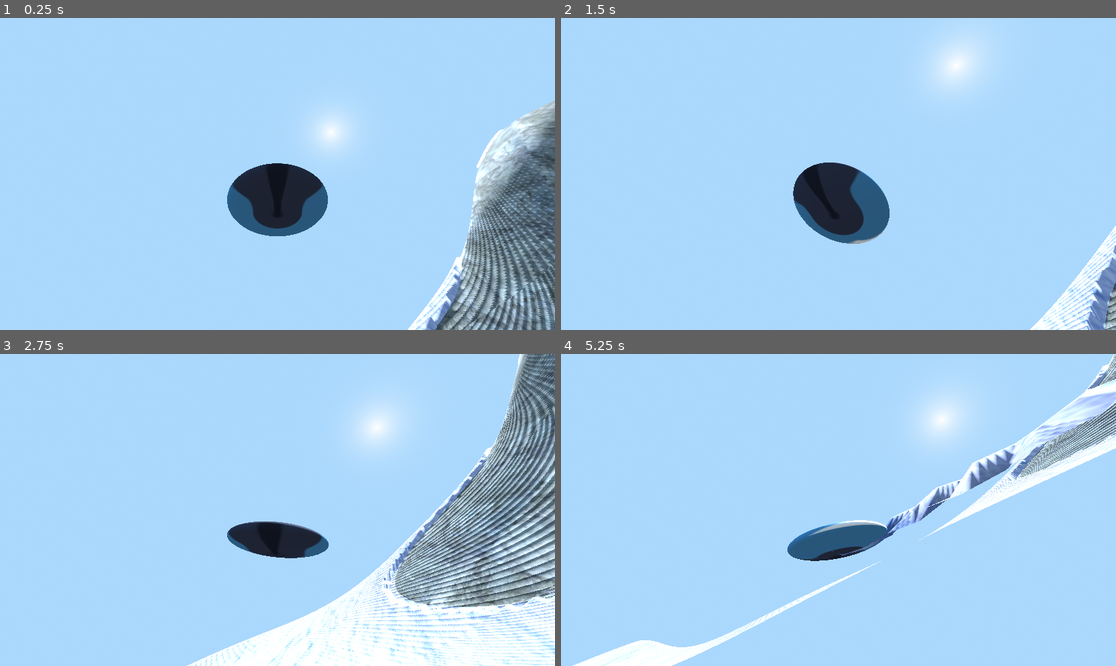
Above: before the commit, frames 1-4 (two rows, left to right).
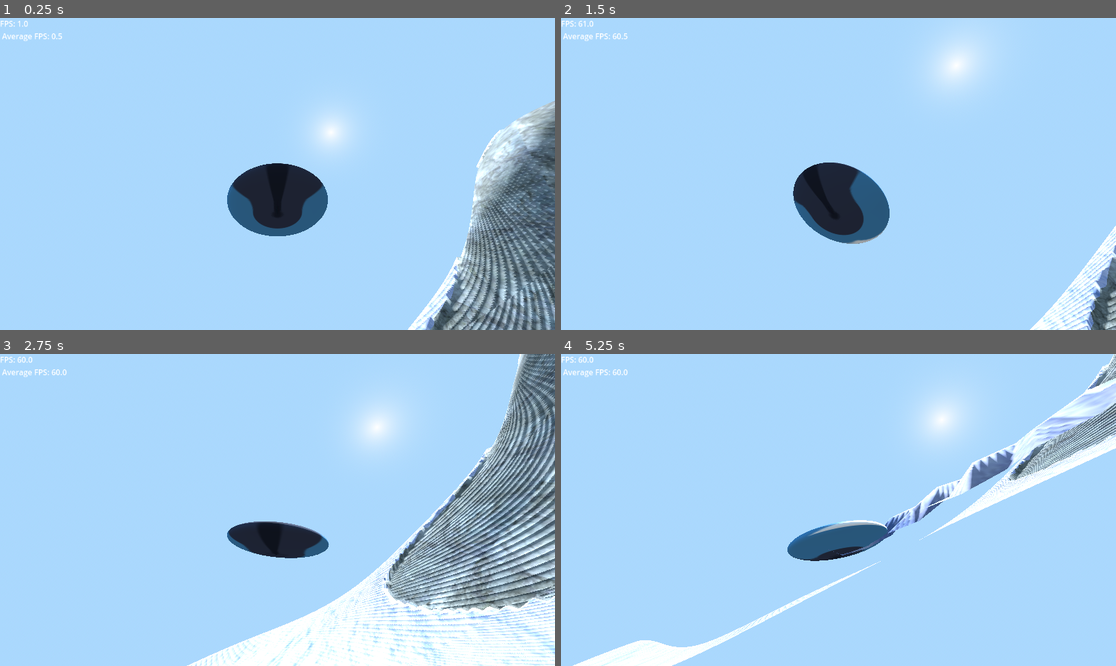
Above: after the commit, the same moments.

Repository: EightLimbed/MountainGame
Game: Godot game, scene res://Game.tscn
Same seed, same stepped clock (60 frames per second), same inputs: the game is played once before the commit and once after it. The engine's default icon, where the game draws it, is replaced by a stand-in: a white triangle on a blue panel in a dark square.
Inputs (mouse positions are in pixels of both pictures, inside the frame that each line leads up to):
- Up to frame 1 (0.25 s): no input
- Up to frame 2 (1.5 s): move the mouse to (960, 158) at 0.52 s; hold D (Right) 0.53-1.28 s; click (960, 158) at 0.67 s; move the mouse to (810, 174) at 1.27 s; hold W (Forward) from 1.28 s (still down)
- Up to frame 3 (2.75 s): keep holding W (Forward); move the mouse to (288, 503) at 2.02 s
- Up to frame 4 (5.25 s): keep holding W (Forward); move the mouse to (832, 516) at 2.77 s; click (832, 516) at 2.92 s; move the mouse to (877, 513) at 3.52 s; move the mouse to (794, 506) at 4.27 s; move the mouse to (844, 510) at 5.02 s; click (844, 510) at 5.17 s

The runs differ from the first frame. In frame 1, 0.4% of the frame differs, in the area x 0-91%, y 0-100%; in frame 2, 0.6%; in frame 3, 0.8%; in frame 4, 1.2%, in the area x 0-100%, y 0-65%.

Commit message:
More Tread Optimizations

Diff:
--- a/Chunk.gdshader
+++ b/Chunk.gdshader
@@ -1,49 +1,65 @@
 shader_type spatial;
+
 varying float slope;
-varying flat int treaded;
 varying float d;
+
 const float snow_threshold = 0.7;
 const float tread_radius = 3.0;
+
 uniform sampler2D snow_texture;
 uniform sampler2D stone_texture;
+
 uniform int max_treads = 128;
+const int TREAD_WIDTH = 16;
+const int TREAD_HEIGHT = 8;
+
 global uniform sampler2D treaded_vertices;
 
+vec3 get_footprint(int i) {
+	float x = float(i % TREAD_WIDTH);
+	float y = float(i / TREAD_WIDTH);
+	vec2 uv = (vec2(x, y) + vec2(0.5)) / vec2(float(TREAD_WIDTH), float(TREAD_HEIGHT));
+	return texture(treaded_vertices, uv).rgb;
+}
+
 float tread_depth(vec3 pos){
-	vec3 dp = texture(treaded_vertices, vec2(1.0, 0.5)).rgb - pos;
-	float mds = float(max_treads*max_treads);
+	vec3 dp = get_footprint(max_treads - 1) - pos;
+	float mds = float(max_treads * max_treads);
 	if (dot(dp, dp) > mds) return tread_radius;
+
 	float max_falloff = 0.0;
 	for (int i = 0; i < max_treads; i++) {
-		vec3 fp = texture(treaded_vertices, vec2((float(i) + 0.5) / float(max_treads), 0.5)).rgb;
+		vec3 fp = get_footprint(i);
 		vec3 delta = pos - fp;
 		float td = dot(delta, delta);
+		if (td > tread_radius * tread_radius) continue;
+
 		float falloff = smoothstep(tread_radius * tread_radius, 0.0, td);
 		max_falloff = max(max_falloff, falloff);
+		if (max_falloff > 0.999) break;
 	}
 	return tread_radius - tread_radius * max_falloff;
 }
 
 void vertex() {
 	vec3 world_pos = (MODEL_MATRIX * vec4(VERTEX, 1.0)).xyz;
-	slope = abs(NORMAL.y*1.01);
+	slope = abs(NORMAL.y);
 	d = tread_depth(world_pos);
+
 	if (NORMAL.y > snow_threshold){
-		//no if cases minimizes divergence
 		float weight = smoothstep(tread_radius, 0.0, d);
 		VERTEX += mix(NORMAL * vec3(-1.2,1.0,-1.2), vec3(0.0, (d - 0.2), 0.0), weight);
 	}
 }
 
 void fragment() {
-	float t = (1.0-d/tread_radius)/5.0;
+	float t = (1.0 - d / tread_radius) / 5.0;
 	if (slope > snow_threshold) {
-		ALBEDO = texture(snow_texture, UV * 10.0).rgb-t-vec3(0.2,0.2,0.1);
+		ALBEDO = texture(snow_texture, UV * 10.0).rgb - t - vec3(0.2, 0.2, 0.1);
 	} else {
-		ALBEDO = texture(stone_texture, UV * 10.0).rgb-t;
+		ALBEDO = texture(stone_texture, UV * 10.0).rgb - t;
 	}
 }
-
 //void light() {
 //	// Called for every pixel for every light affecting the material.
 //	// Uncomment to replace the default light processing function with this one.
--- a/Game.tscn
+++ b/Game.tscn
@@ -1,6 +1,7 @@
-[gd_scene load_steps=6 format=3 uid="uid://dv2en3rqt72bg"]
+[gd_scene load_steps=7 format=3 uid="uid://dv2en3rqt72bg"]
 
 [ext_resource type="PackedScene" uid="uid://c3tnwv05g0bxl" path="res://Chunk.tscn" id="2_xkndl"]
+[ext_resource type="Script" uid="uid://6dk1xlvycfqq" path="res://Performance.gd" id="3_sb48q"]
 [ext_resource type="PackedScene" uid="uid://chy68lr8ex6ny" path="res://Player.tscn" id="3_u44n3"]
 
 [sub_resource type="ProceduralSkyMaterial" id="ProceduralSkyMaterial_r0x5m"]
@@ -58,3 +59,10 @@
 
 [node name="WorldEnvironment" type="WorldEnvironment" parent="."]
 environment = SubResource("Environment_3mrqo")
+
+[node name="CanvasLayer" type="CanvasLayer" parent="."]
+
+[node name="Label" type="Label" parent="CanvasLayer"]
+offset_right = 40.0
+offset_bottom = 23.0
+script = ExtResource("3_sb48q")
--- /dev/null
+++ b/Performance.gd
@@ -0,0 +1,11 @@
+extends Label
+
+var average_fps := 0
+var total_fps := 0
+
+func _process(delta: float) -> void:
+	var fps = Engine.get_frames_per_second()
+	total_fps += fps
+	var average_fps = total_fps/2.0
+	total_fps = average_fps
+	text = "FPS: " + str(fps) + "\n Average FPS: " + str(average_fps)
--- a/TreadManager.gd
+++ b/TreadManager.gd
@@ -1,27 +1,31 @@
 extends Node3D
-var footprints : Array[Vector3] = []  # Array of Vector3 trampled positions
 
-var treads_image := Image.new()
-var treads_texture := ImageTexture.new()
+var footprints: Array[Vector3] = []
 
 const MAX_TREADS = 128
+const TREAD_WIDTH = 16
+const TREAD_HEIGHT = 8
+
+var treads_image := Image.create(TREAD_WIDTH, TREAD_HEIGHT, false, Image.FORMAT_RGBH)
+var treads_texture := ImageTexture.create_from_image(treads_image)
 
 func _ready() -> void:
 	RenderingServer.global_shader_parameter_set("treaded_vertices", treads_texture)
 	for i in MAX_TREADS:
 		footprints.append(Vector3.ZERO)
+	update_tread_texture()
 
-func add_tread(pos: Vector3):
+func add_tread(pos: Vector3) -> void:
 	footprints.append(pos)
 	if footprints.size() > MAX_TREADS:
 		footprints.pop_front()
 	update_tread_texture()
 
-func update_tread_texture():
-	var image := Image.create(MAX_TREADS, 1, false, Image.FORMAT_RGBF)
+func update_tread_texture() -> void:
 	for i in MAX_TREADS:
 		var p = footprints[i]
-		image.set_pixel(i, 0, Color(p.x, p.y, p.z))
-	treads_texture = ImageTexture.create_from_image(image)
-	#upload uniforms
+		var x = i % TREAD_WIDTH
+		var y = i / TREAD_WIDTH
+		treads_image.set_pixel(x, y, Color(p.x, p.y, p.z))
+	treads_texture = ImageTexture.create_from_image(treads_image)
 	RenderingServer.global_shader_parameter_set("treaded_vertices", treads_texture)
--- a/project.godot
+++ b/project.godot
@@ -19,6 +19,10 @@
 
 TreadManager="*res://TreadManager.gd"
 NoiseManager="*res://NoiseManager.gd"
+
+[display]
+
+window/vsync/vsync_mode=0
 
 [dotnet]
 
Not shown, added: Performance.gd.uid
